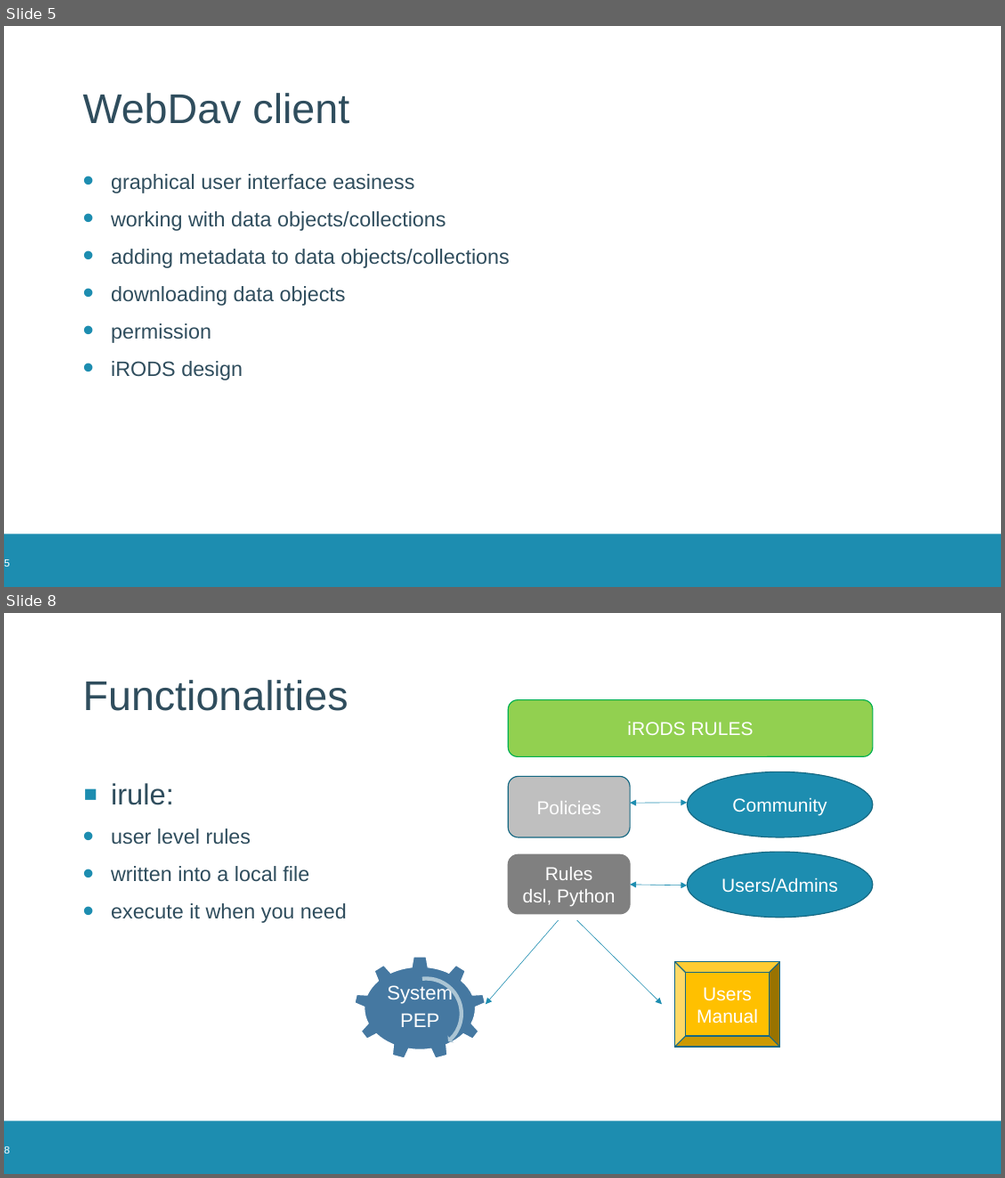
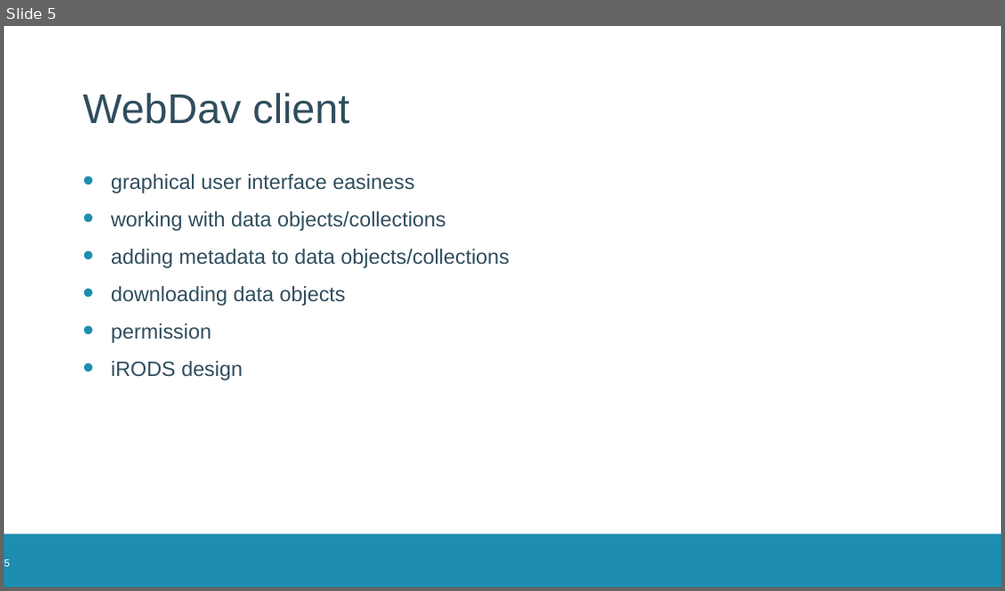
Before and after one commit to hpcleuven/iRODS-local-admin-training, a slide deck: 04_Working-with-iRODS.pptx. Shown one above the other, each under a label of ours: slides 5 and 8 before the commit, slide 5 after it; the slides between them are not shown. The pictures are 1005x1178 and 1005x591 pixels, drawn with LibreOffice and Linux fonts; fonts in the diff are those of the drawing; background and template pictures are left out. Boxes give left, top, right and bottom in pixels: in the first picture for what was removed or moved away, otherwise in the second. Text is boxed around its words. In the diff, an @@ line names an element or a change of style, - is before the commit and + after.

```diff
--- a/04_Working-with-iRODS.pptx
+++ b/04_Working-with-iRODS.pptx
@@ slide 8 removed at bbox=[4, 613, 1001, 1174], background #FFFFFF; not listed: 1 template element that a slide beside it also shows @@
@@ text removed at bbox=[83, 680, 348, 711] @@
-Functionalities
@@ rounded rectangle removed at bbox=[508, 699, 873, 756] @@
-iRODS RULES
@@ ellipse removed at bbox=[687, 771, 872, 837] @@
-Community
@@ text removed at bbox=[111, 783, 347, 923] @@
-▪ irule:
-• user level rules
-• written into a local file
-• execute it when you need
@@ rounded rectangle removed at bbox=[508, 776, 630, 837] @@
-Policies
@@ double arrow removed from (630, 803) to (687, 803) @@
@@ ellipse removed at bbox=[687, 852, 872, 917] @@
-Users/Admins
@@ rounded rectangle removed at bbox=[508, 854, 630, 914] @@
-Rules
-dsl, Python
@@ double arrow removed from (630, 884) to (687, 885) @@
@@ arrow removed from (558, 920) to (485, 1004) @@
@@ arrow removed from (577, 920) to (662, 1004) @@
@@ gear removed at bbox=[354, 957, 485, 1060] @@
@@ text removed at bbox=[387, 983, 453, 1027] @@
-System
-PEP
@@ circular arrow removed at bbox=[387, 974, 466, 1054] @@
@@ bevel removed at bbox=[675, 962, 779, 1046] @@
-Users
-Manual
@@ page number removed at bbox=[4, 1146, 9, 1153] @@
-8
```
Also in this commit, not shown: 2 slides changed, 1 slide added, 1 other slide removed, 8 other files.
